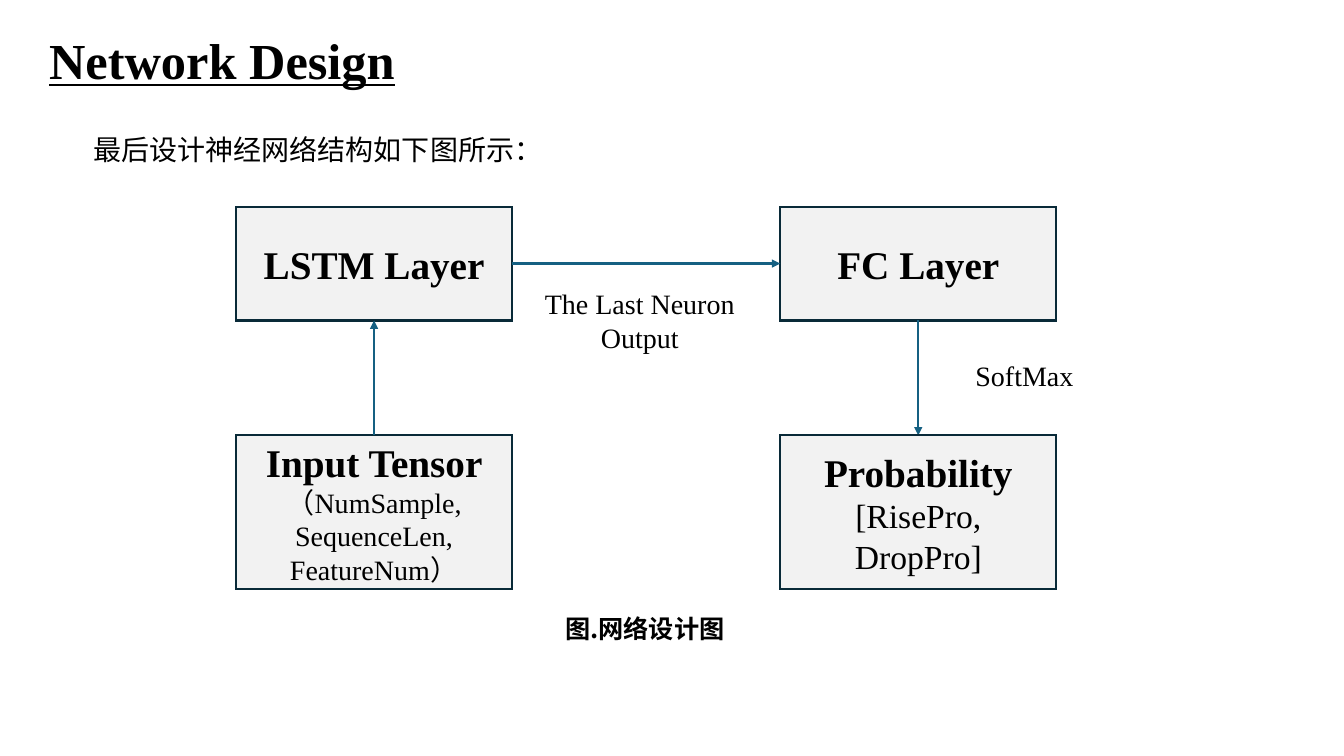
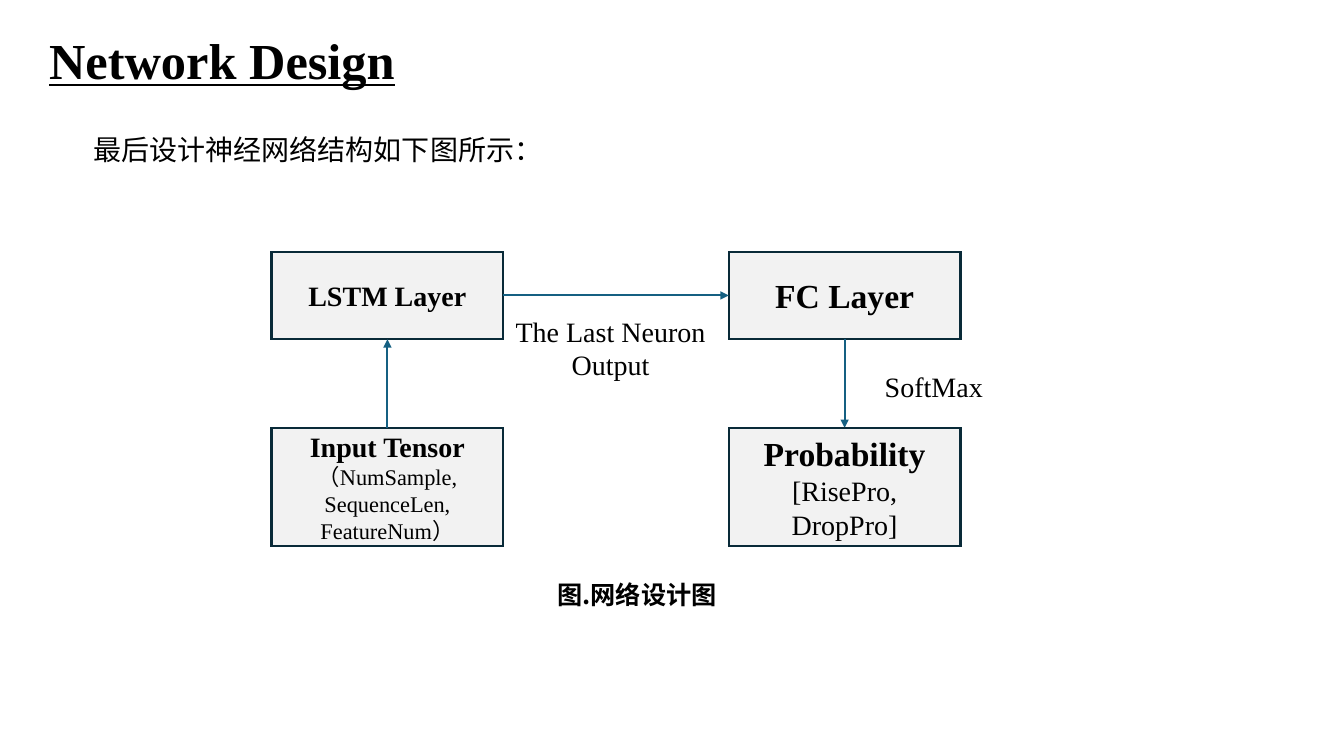
Before and after one commit to Jzzzi/Courses, a slide deck: slide 7 of introToAi/FinalPre/人工智能导论 股票预测.pptx (slide 5 before the commit). Drawn at 1344x756 pixels with LibreOffice and Linux fonts; fonts in the diff are those of the drawing. Boxes give left, top, right and bottom in pixels: in the first picture for what was removed or moved away, otherwise in the second. Text is boxed around its words. In the diff, an @@ line names an element or a change of style, - is before the commit and + after.

```diff
--- a/introToAi/FinalPre/人工智能导论 股票预测.pptx
+++ b/introToAi/FinalPre/人工智能导论 股票预测.pptx
@@ rectangle "LSTM Layer": place and size @@
-rectangle "LSTM Layer" at (236,207,512,321)
+rectangle "LSTM Layer" at (271,252,503,340)
@@ rectangle "LSTM Layer" at (271,252,503,340): size 28 to 20 pt @@
@@ rectangle "FC Layer": place and size @@
-rectangle "FC Layer" at (780,207,1057,321)
+rectangle "FC Layer" at (729,252,961,340)
@@ rectangle "FC Layer" at (729,252,961,340): size 28 to 24 pt @@
@@ arrow moved from (512, 263) - (780, 263) to (503, 295) - (729, 295) @@
@@ text "The Last Neuron Output": place and size @@
-text "The Last Neuron Output" at (545,294,735,353)
+text "The Last Neuron Output" at (516,322,705,381)
@@ arrow moved from (374, 436) - (374, 321) to (387, 427) - (387, 340) @@
@@ arrow moved from (919, 321) - (919, 436) to (845, 340) - (845, 427) @@
@@ text "SoftMax": place and size @@
-text "SoftMax" at (975,366,1073,387)
+text "SoftMax" at (885,377,983,398)
@@ rectangle "Input Tensor": place and size @@
-rectangle "Input Tensor" at (236,436,512,589)
+rectangle "Input Tensor" at (271,427,503,545)
@@ rectangle "Input Tensor" at (271,427,503,545): size 28 to 20 pt in "Input Tensor"; size 20 to 16 pt in "（NumSample, SequenceLen,", "FeatureNum）" @@
@@ rectangle "Probability": place and size @@
-rectangle "Probability" at (780,436,1057,589)
+rectangle "Probability" at (729,427,961,545)
@@ rectangle "Probability" at (729,427,961,545): size 28 to 24 pt in "Probability"; size 24 to 20 pt in "[RisePro, DropPro]" @@
@@ text "图.网络设计图": place and size @@
-text "图.网络设计图" at (565,616,724,641)
+text "图.网络设计图" at (557,582,716,607)
```
Also in this commit, not shown: 4 other slides changed, 5 slides added, 1 slide removed, 1 other file.
